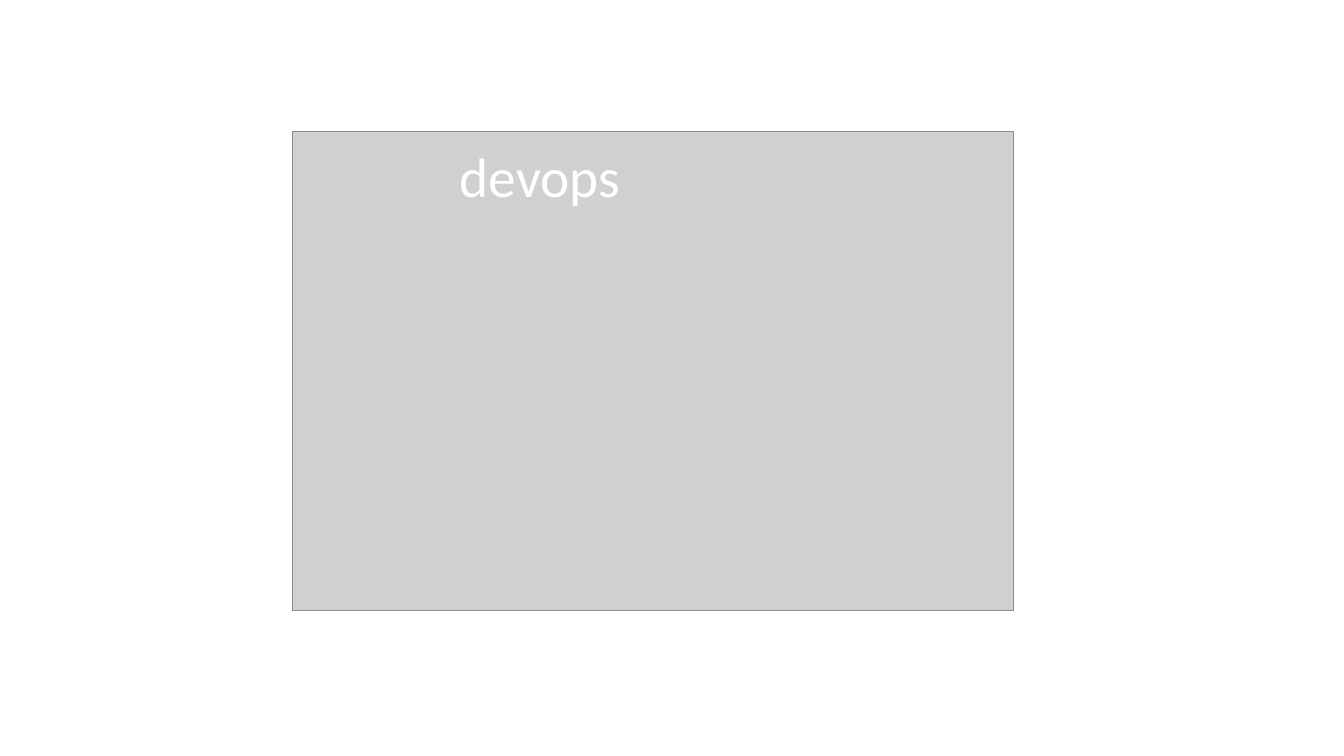
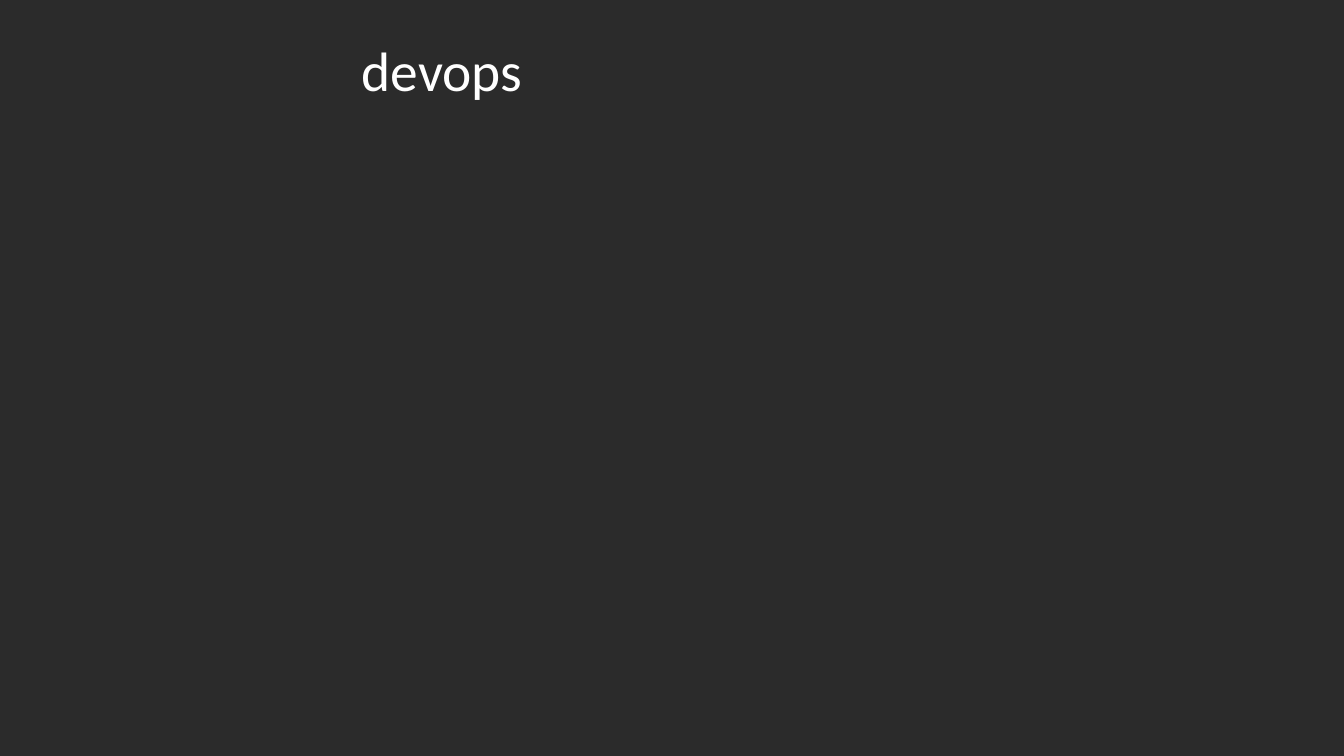
Before and after one commit to chaiyilin/featureToggling, a slide deck: slide 26 of featureToggles.pptx (slide 24 before the commit). Drawn at 1344x756 pixels with LibreOffice and Linux fonts; fonts in the diff are those of the drawing; grey boxes stand for pictures; background and template pictures are left out; a plain dark background stands for a picture behind light text. Boxes give left, top, right and bottom in pixels: in the first picture for what was removed or moved away, otherwise in the second. Text is boxed around its words. In the diff, an @@ line names an element or a change of style, - is before the commit and + after.

```diff
--- a/featureToggles.pptx
+++ b/featureToggles.pptx
@@ background #FFFFFF to picture (left out) @@
@@ title "devops": place and size @@
-title "devops" at box(460, 159, 621, 206)
+title "devops" at box(362, 52, 523, 100)
@@ picture removed at box(292, 131, 1013, 611) @@
```
Also in this commit, not shown: 9 other slides changed, 3 slides added, 1 slide removed.
